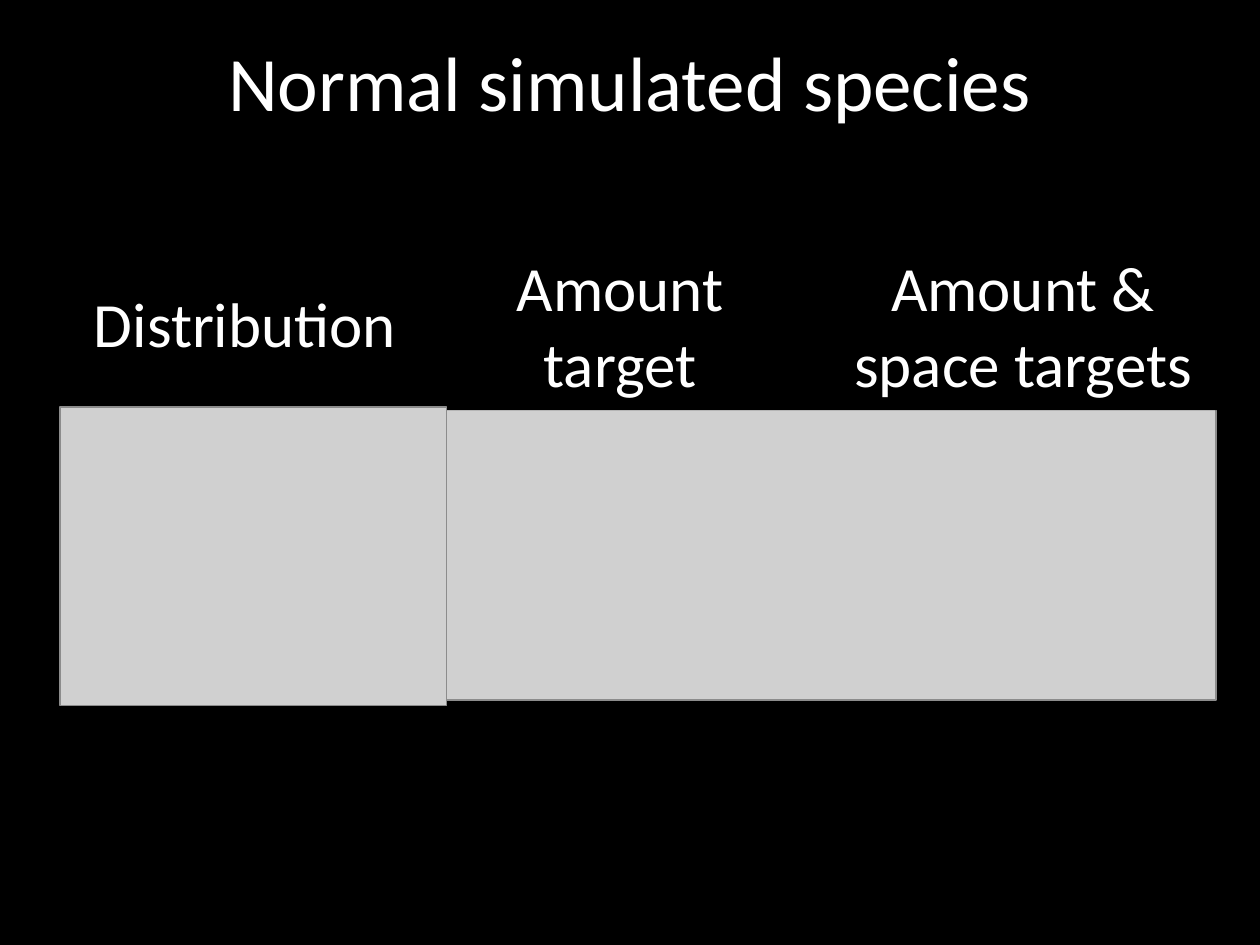
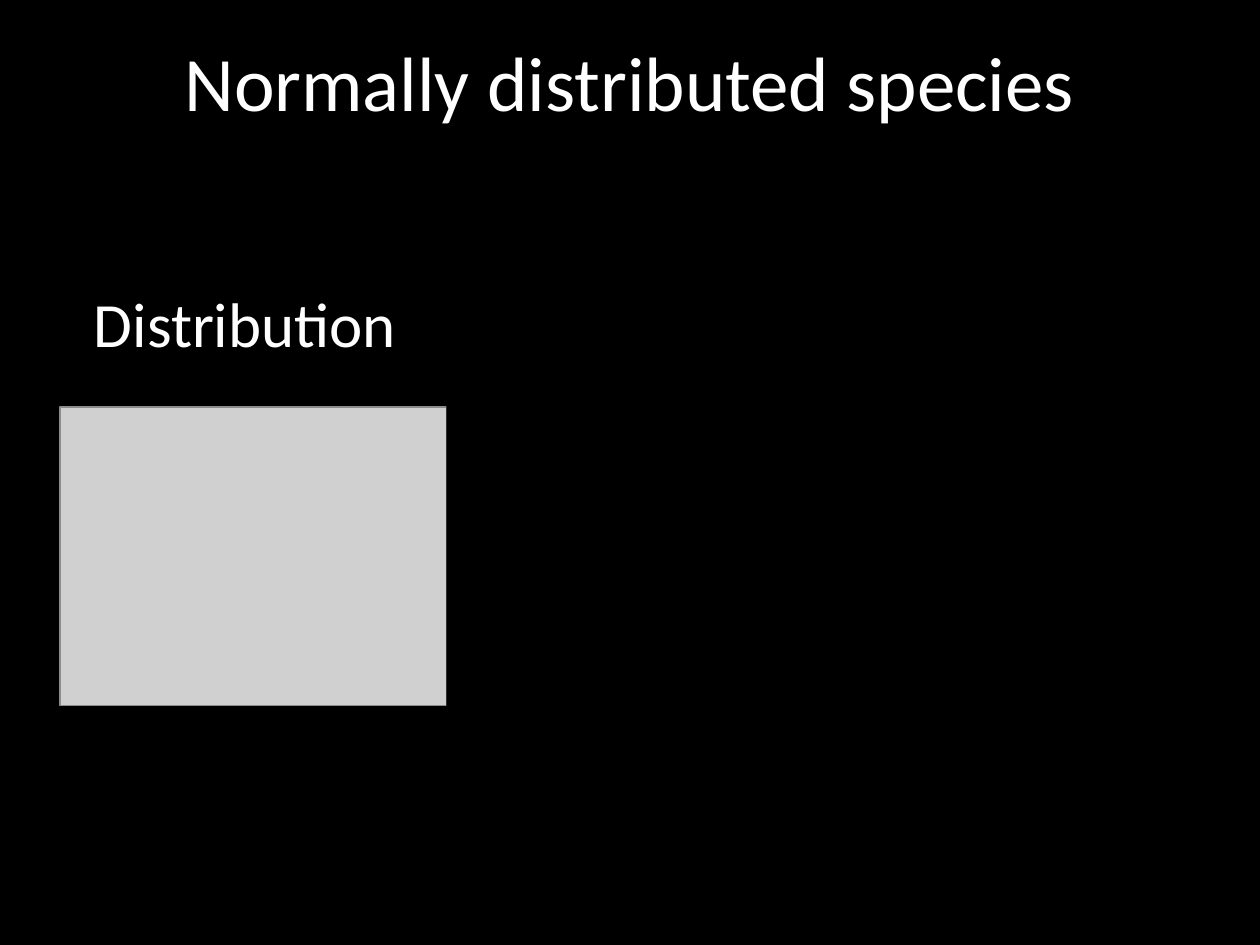
Before and after one commit to jeffreyhanson/abstracts-and-slides, a slide deck: slide 12 of seminars/SCBO-presentation-06-06-2016/jhanson_scbo.pptx (slide 13 before the commit). Drawn at 1260x945 pixels with LibreOffice and Linux fonts; fonts in the diff are those of the drawing; grey boxes stand for pictures. Boxes give left, top, right and bottom in pixels: in the first picture for what was removed or moved away, otherwise in the second. Text is boxed around its words. In the diff, an @@ line names an element or a change of style, - is before the commit and + after.

```diff
--- a/seminars/SCBO-presentation-06-06-2016/jhanson_scbo.pptx
+++ b/seminars/SCBO-presentation-06-06-2016/jhanson_scbo.pptx
@@ title at bbox=[184, 57, 1074, 124]: text changed @@
-Normal simulated species
+Normally distributed species
@@ rectangle added at bbox=[446, 243, 1260, 752], fill #000000 @@
@@ text removed at bbox=[517, 270, 724, 398] @@
-Amount
-target
@@ text removed at bbox=[854, 270, 1191, 398] @@
-Amount &
-space targets
```
Also in this commit, not shown: 10 other slides changed, 3 slides added, 4 slides removed.
